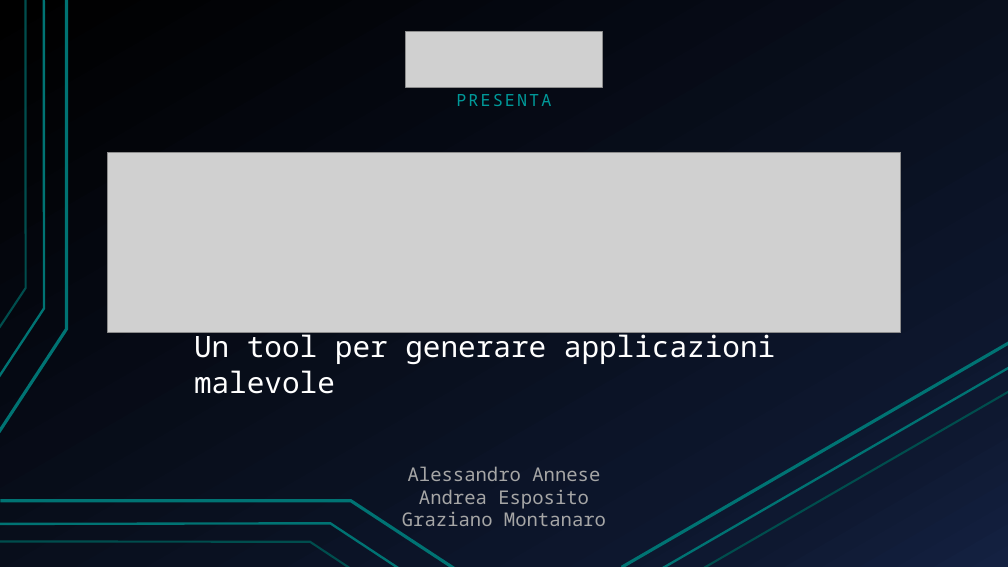
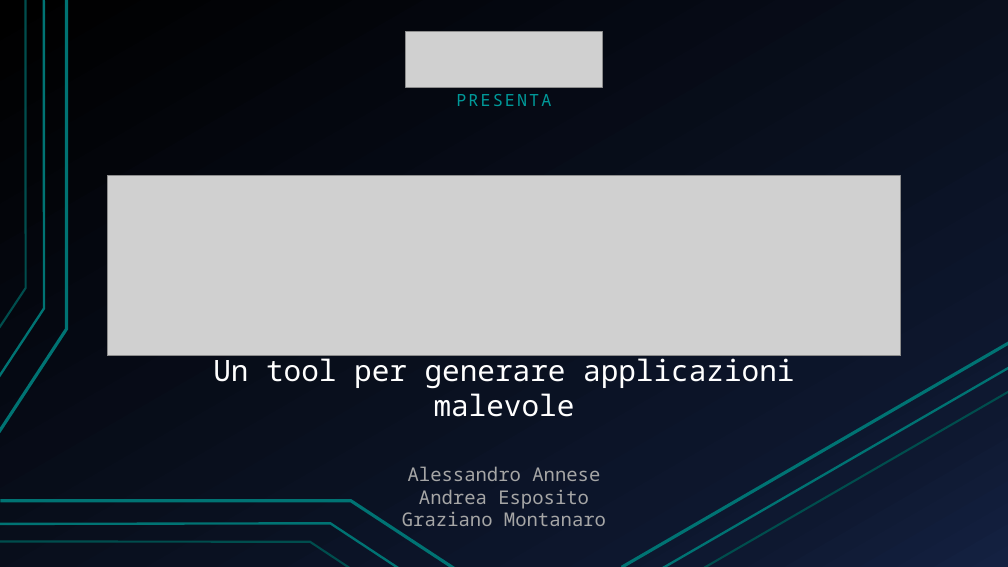
Before and after one commit to espositoandrea/APKBackdoor, a slide deck: slide 1 of Presentazione.pptx. Drawn at 1008x567 pixels with LibreOffice and Linux fonts; fonts in the diff are those of the drawing; grey boxes stand for pictures. Boxes give left, top, right and bottom in pixels: in the first picture for what was removed or moved away, otherwise in the second. Text is boxed around its words. In the diff, an @@ line names an element or a change of style, - is before the commit and + after.

```diff
--- a/Presentazione.pptx
+++ b/Presentazione.pptx
@@ picture: place and size @@
-picture at [107,152,901,332]
+picture at [107,175,901,355]
@@ text "Un tool per generare applicazioni ...": place and size @@
-text "Un tool per generare applicazioni ..." at [194,330,775,394]
+text "Un tool per generare applicazioni ..." at [213,354,794,417]
@@ text "Un tool per generare applicazioni ..." at [213,354,794,417]: alignment left to centre @@
```
Also in this commit, not shown: 7 other slides changed, 3 other files.
